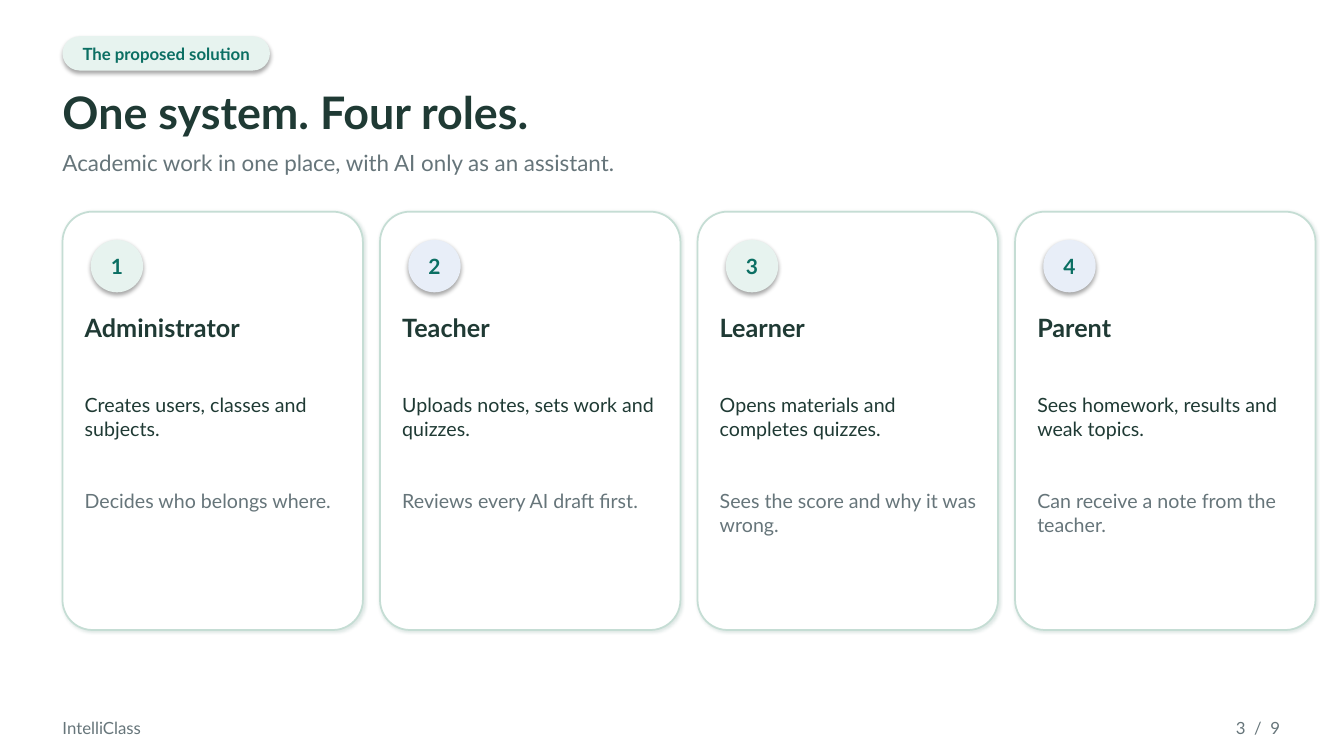
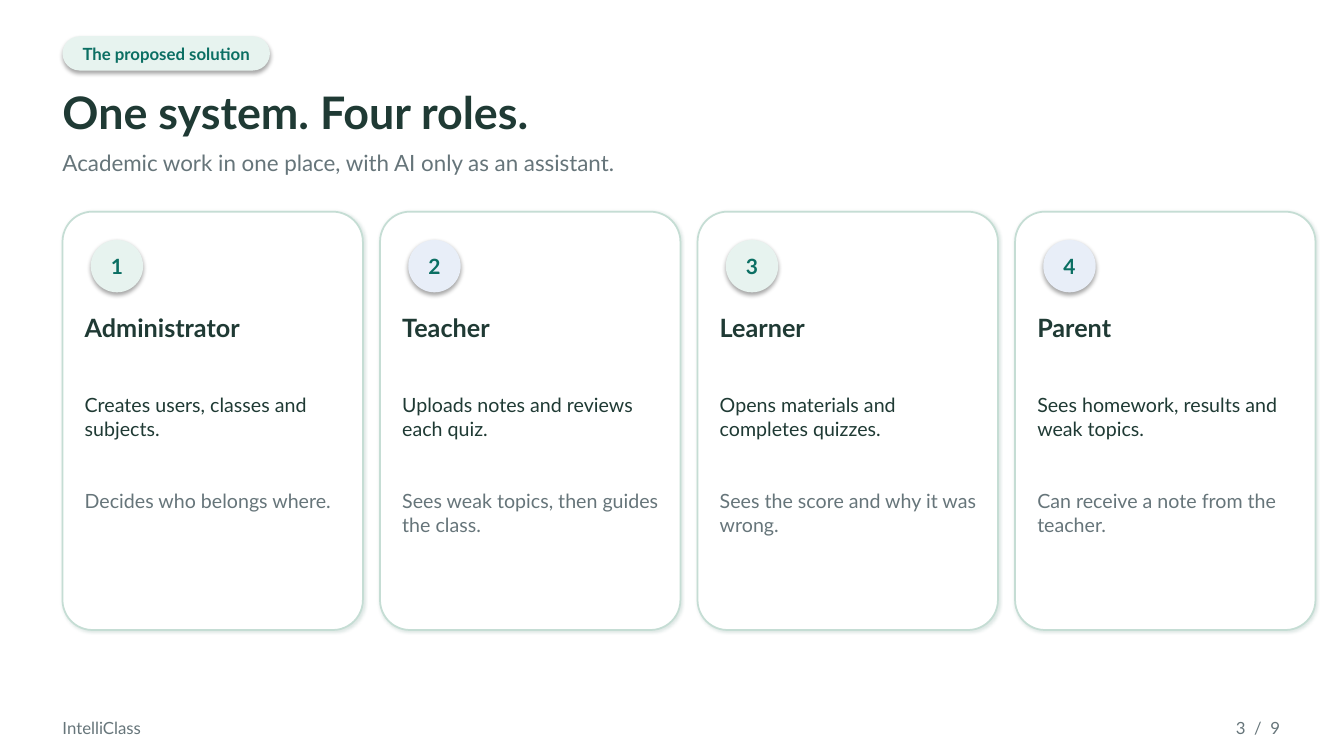
Before and after one commit to AMOTau/IntelliClass, a slide deck: slide 3 of docs/ISJ107V-Assignment2/IntelliClass_Presentation.pptx. Drawn at 1344x756 pixels with LibreOffice and Linux fonts; fonts in the diff are those of the drawing; background and template pictures are left out. Boxes give left, top, right and bottom in pixels: in the first picture for what was removed or moved away, otherwise in the second. Text is boxed around its words. In the diff, an @@ line names an element or a change of style, - is before the commit and + after.

```diff
--- a/docs/ISJ107V-Assignment2/IntelliClass_Presentation.pptx
+++ b/docs/ISJ107V-Assignment2/IntelliClass_Presentation.pptx
@@ text at (402, 397, 633, 440): text changed @@
-Uploads notes, sets work and quizzes.
+Uploads notes and reviews each quiz.
@@ text at (402, 493, 659, 532): text changed @@
-Reviews every AI draft first.
+Sees weak topics, then guides the class.
```
Also in this commit, not shown: 3 other slides changed, 18 other files.
